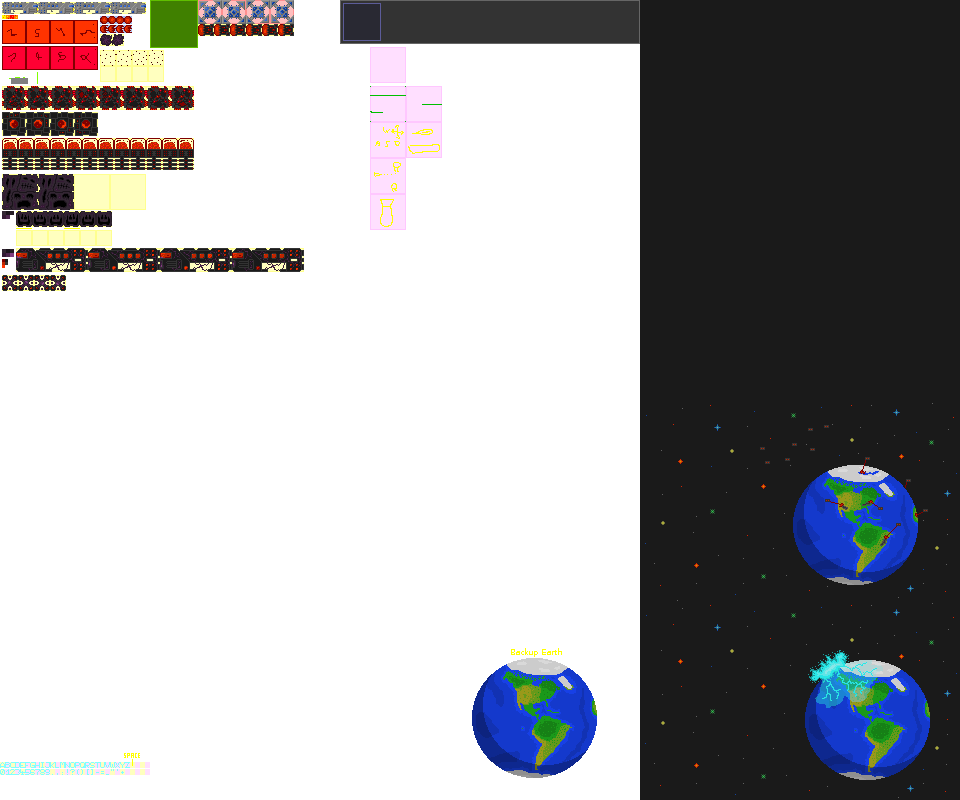
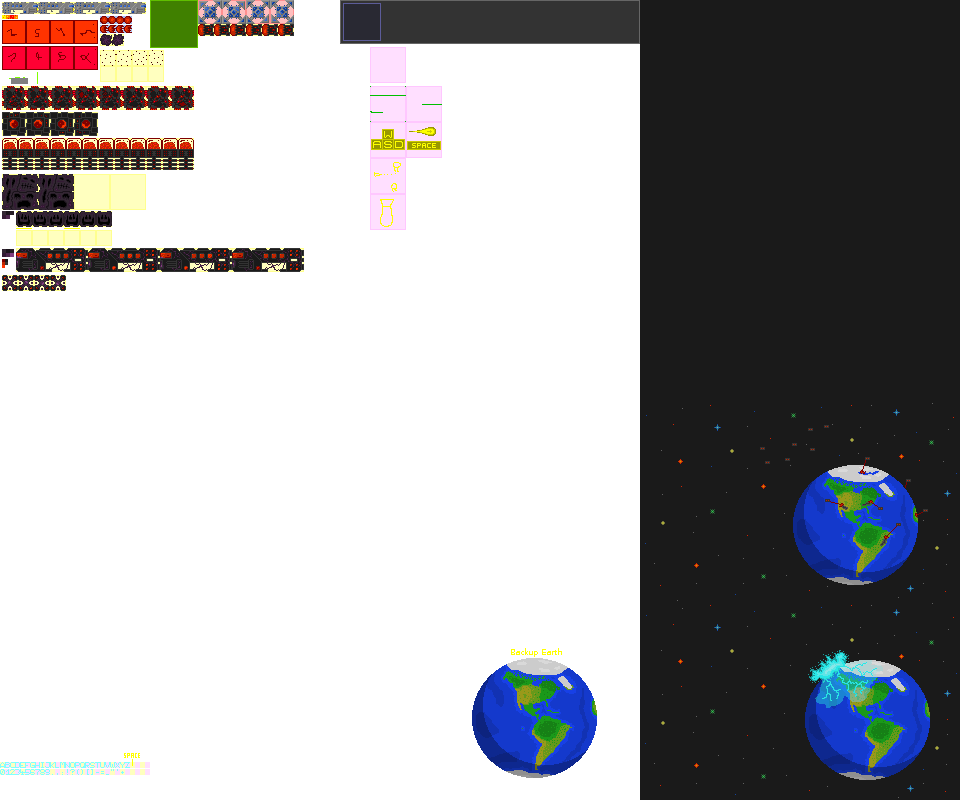
Layer changes from the first 960 × 800 image to the second:
painted on "sprites" over (371, 125, 441, 154)
